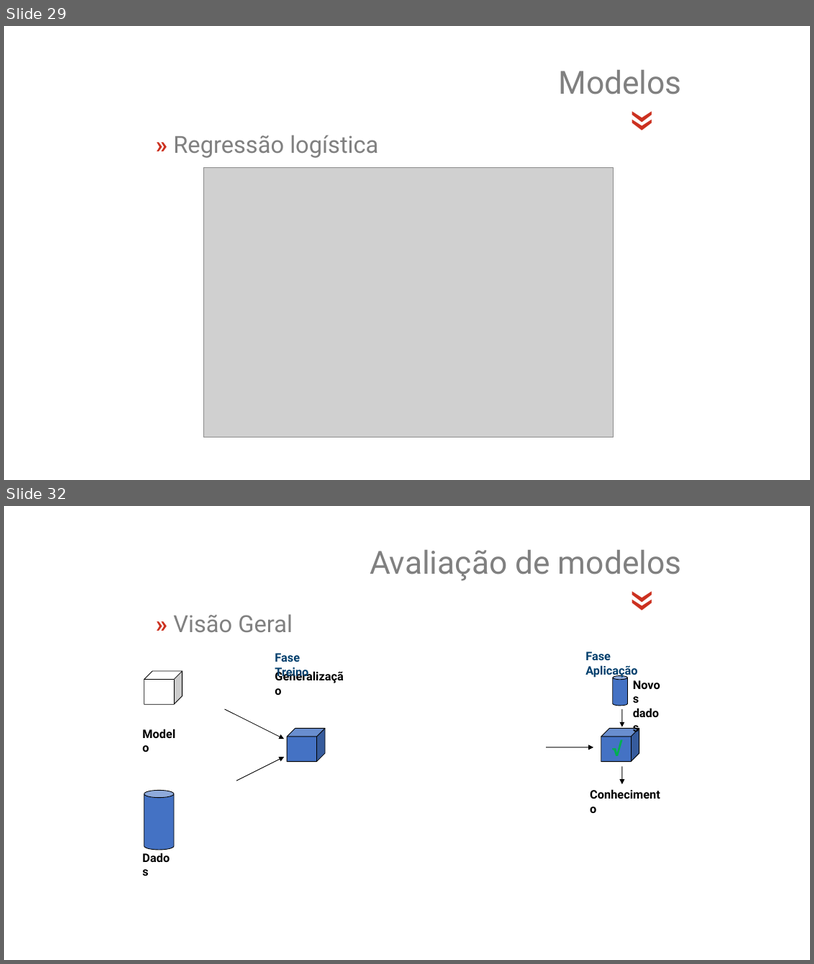
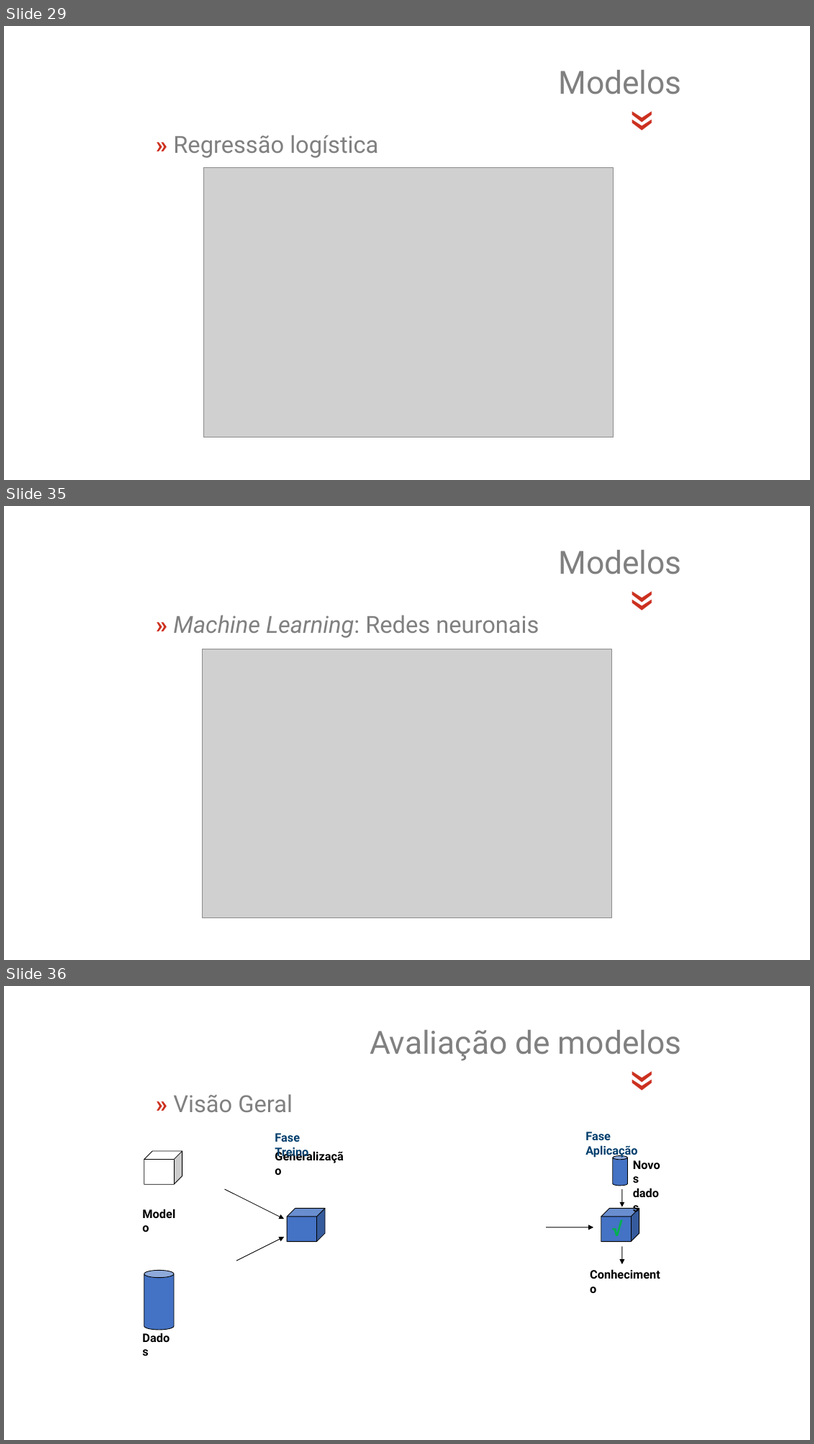
Before and after one commit to jsollari/DSR-II2026, a slide deck: docs/DSR-II2026_JL_slides.pptx. Shown one above the other, each under a label of ours: slides 29 and 32 before the commit, slides 29, 35 and 36 after it; the slides between them are not shown. The pictures are 814x964 and 814x1444 pixels, drawn with LibreOffice and Linux fonts; fonts in the diff are those of the drawing; grey boxes stand for pictures; background and template pictures are left out. Boxes give left, top, right and bottom in pixels: in the first picture for what was removed or moved away, otherwise in the second. Text is boxed around its words. In the diff, an @@ line names an element or a change of style, - is before the commit and + after.

```diff
--- a/docs/DSR-II2026_JL_slides.pptx
+++ b/docs/DSR-II2026_JL_slides.pptx
@@ slide 35 added at (4, 506, 810, 960), background #FFFFFF @@
@@ text added at (558, 550, 682, 574), 38 pt, text #808080 @@
+Modelos
@@ text added at (602, 585, 669, 618), 60 pt, text #CC301F @@
+«
@@ text added at (173, 615, 539, 638), 28 pt, text #808080 @@
+» Machine Learning: Redes neuronais
@@ picture added at (203, 649, 612, 918) @@
@@ what was slide 32 is now slide 36 @@
```
Also in this commit, not shown: 2 slides changed, 3 other slides added, 2 other files.
